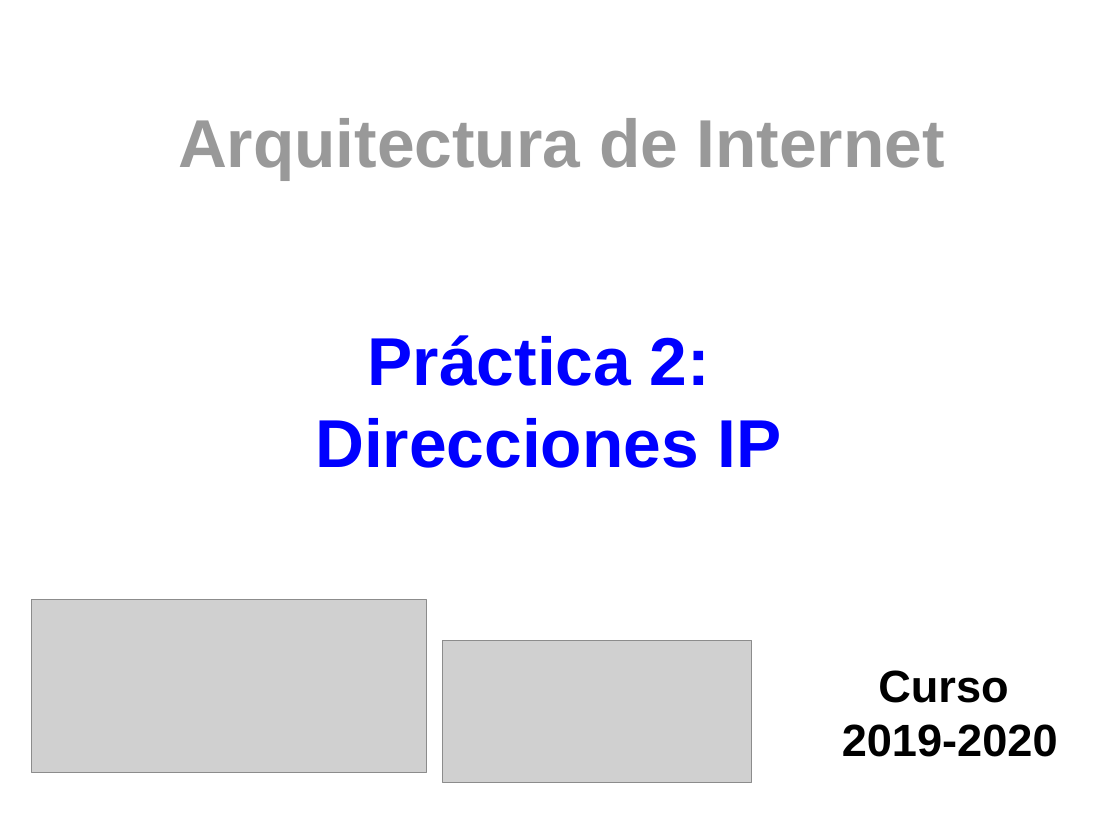
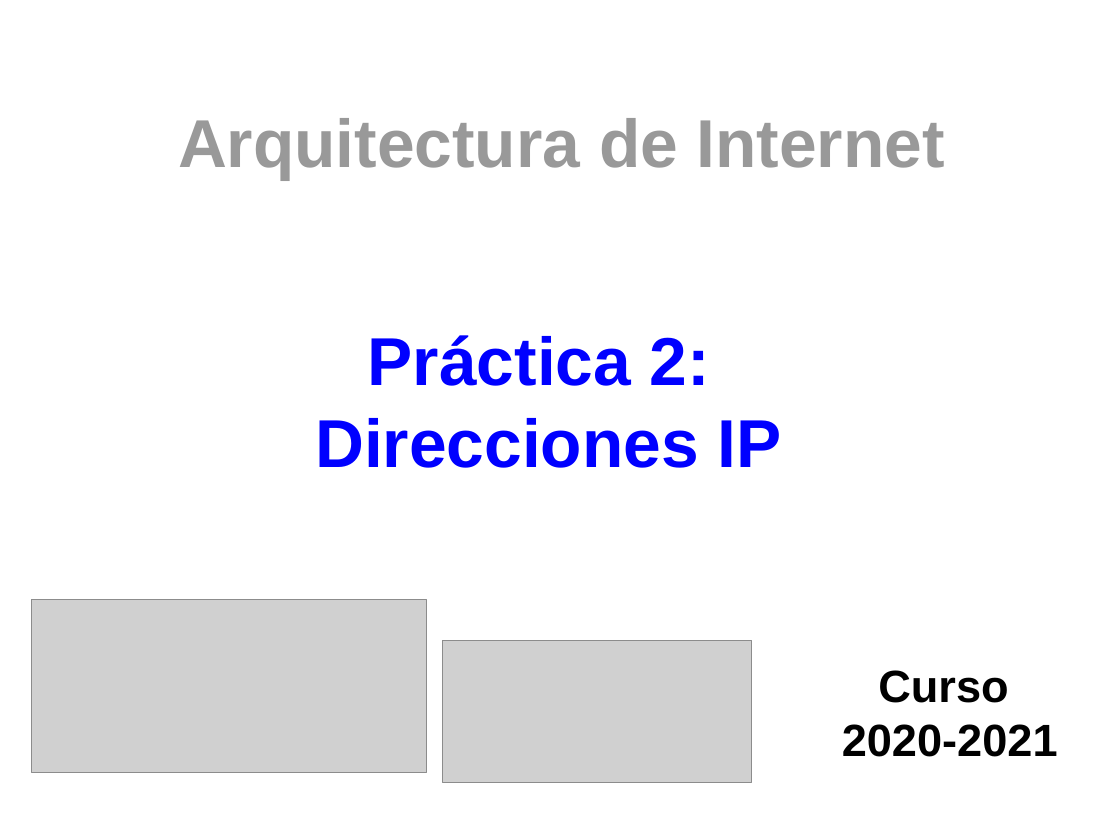
Before and after one commit to Obijuan/URJC-Gsyc-2018-Arquitectura-Internet, a slide deck: slide 1 of wiki/p2-dir-ip/Portada/Portada.odp. Drawn at 1120x840 pixels with LibreOffice and Linux fonts; fonts in the diff are those of the drawing; grey boxes stand for pictures. Boxes give left, top, right and bottom in pixels: in the first picture for what was removed or moved away, otherwise in the second. Text is boxed around its words. In the diff, an @@ line names an element or a change of style, - is before the commit and + after.

```diff
--- a/wiki/p2-dir-ip/Portada/Portada.odp
+++ b/wiki/p2-dir-ip/Portada/Portada.odp
@@ title at (842,670,1058,757): text changed @@
-Curso
-2019-2020
+Curso
+2020-2021
```
Also in this commit, not shown: 1 other file.
